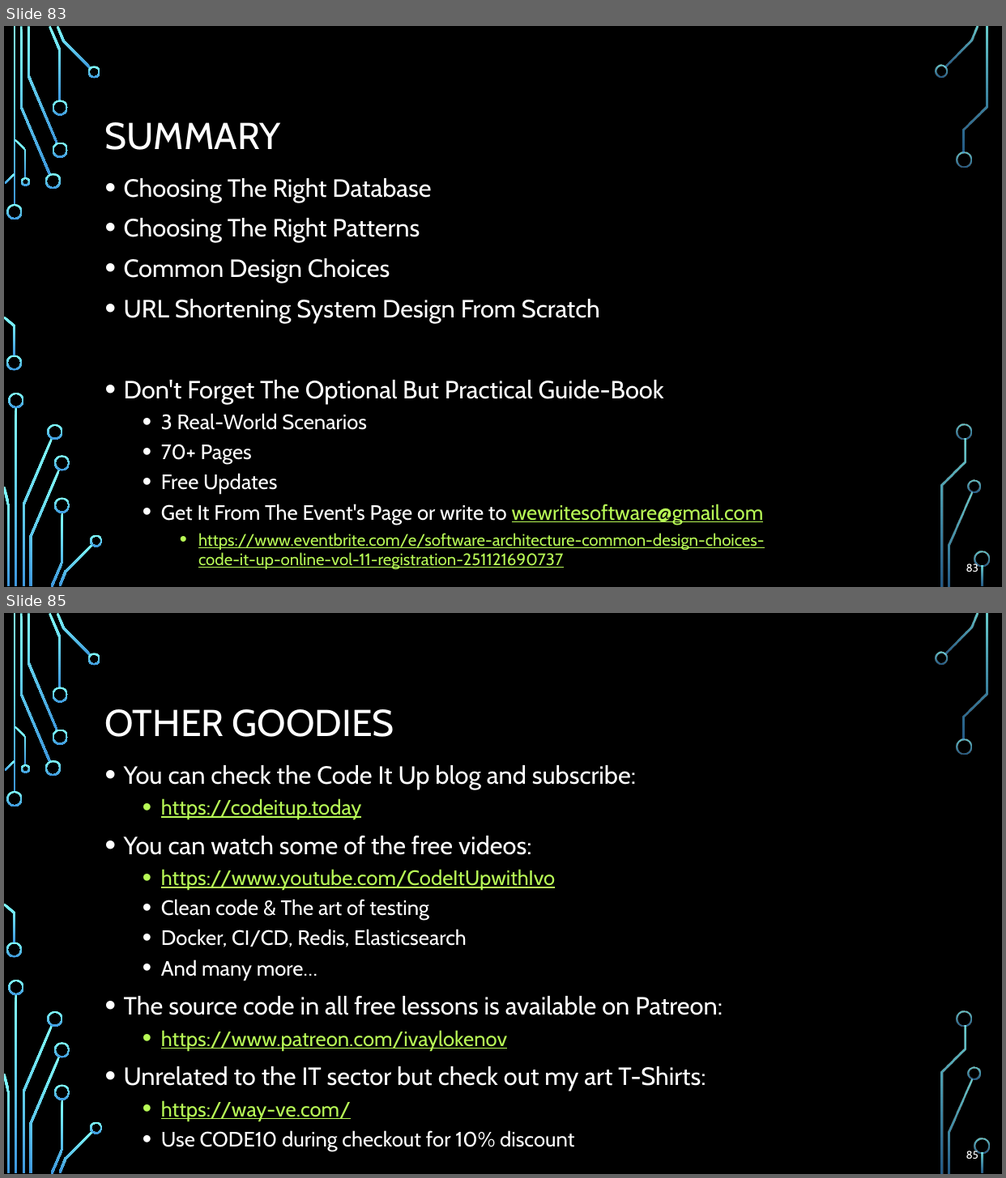
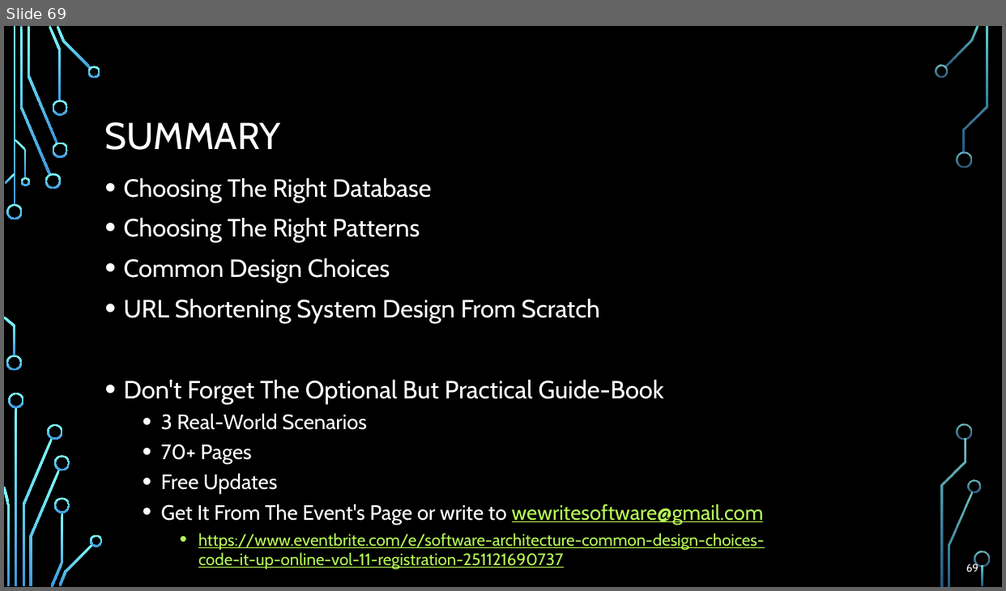
Before and after one commit to profjordanov/doctorate, a slide deck: resources/Software-Architecture-S/Presentation-Part3-Common-Design-Choices.pptx. Shown one above the other, each under a label of ours: slides 83 and 85 before the commit, slide 69 after it; the slides between them are not shown. The pictures are 1006x1178 and 1006x591 pixels, drawn with LibreOffice and Linux fonts; fonts in the diff are those of the drawing; background and template pictures are left out. Boxes give left, top, right and bottom in pixels: in the first picture for what was removed or moved away, otherwise in the second. Text is boxed around its words. In the diff, an @@ line names an element or a change of style, - is before the commit and + after.

```diff
--- a/resources/Software-Architecture-S/Presentation-Part3-Common-Design-Choices.pptx
+++ b/resources/Software-Architecture-S/Presentation-Part3-Common-Design-Choices.pptx
@@ slide 85 removed at box(4, 613, 1002, 1174), background picture (left out); not listed: 36 template elements that a slide beside it also shows @@
@@ title removed at box(105, 709, 394, 737) @@
-OTHER GOODIES
@@ text removed at box(124, 765, 722, 1152) @@
-• You can check the Code It Up blog and subscribe:
-  • https://codeitup.today
-• You can watch some of the free videos:
-  • https://www.youtube.com/CodeItUpwithIvo
-  • Clean code & The art of testing
-  • Docker, CI/CD, Redis, Elasticsearch
-  • And many more…
-• The source code in all free lessons is available on Patreon:
-  • https://www.patreon.com/ivaylokenov
-• Unrelated to the IT sector but check out my art T-Shirts:
-  • https://way-ve.com/
-  • Use CODE10 during checkout for 10% discount
@@ page number removed at box(966, 1150, 978, 1159) @@
-85
@@ what was slide 83 is now slide 69 @@
@@ page number at box(966, 563, 978, 572): text changed @@
-83
+69
```
Also in this commit, not shown: 18 other slides removed.
